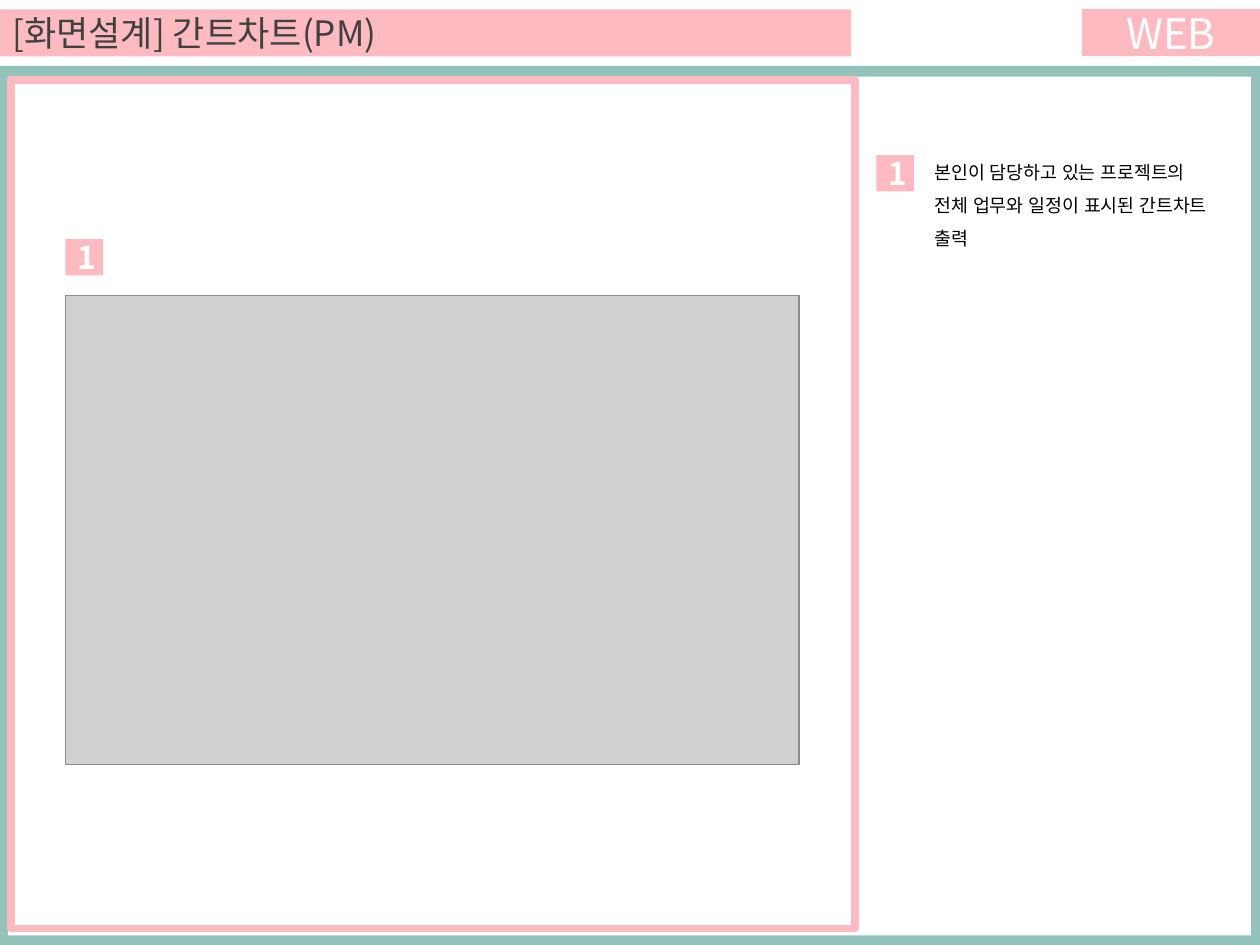
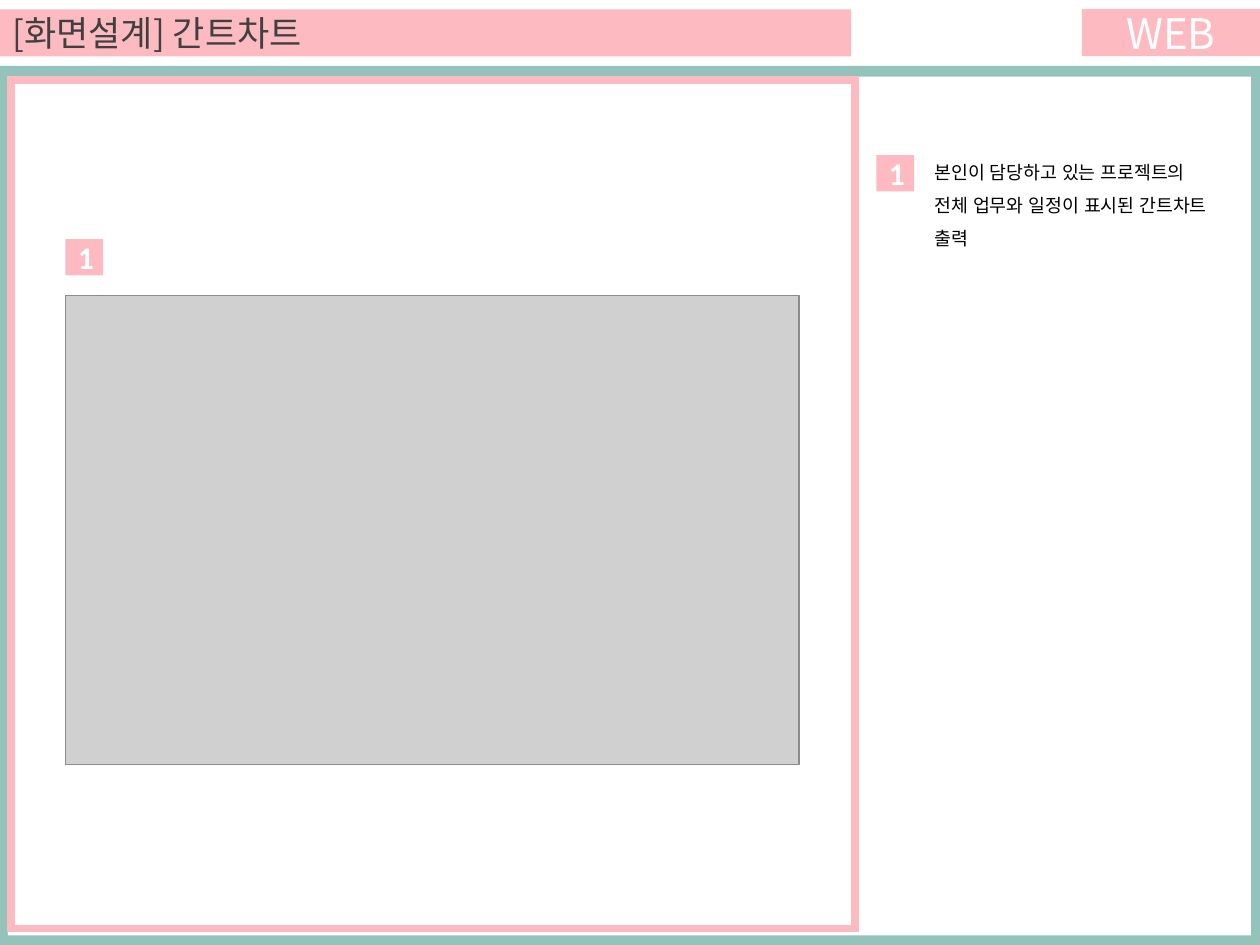
Before and after one commit to ezenteam03/project06, a slide deck: slide 3 of WebContent/HANA/PPT/0608 최종_전현규(월요일 발표용).pptx (slide 4 before the commit). Drawn at 1260x945 pixels with LibreOffice and Linux fonts; fonts in the diff are those of the drawing; grey boxes stand for pictures. Boxes give left, top, right and bottom in pixels: in the first picture for what was removed or moved away, otherwise in the second. Text is boxed around its words. In the diff, an @@ line names an element or a change of style, - is before the commit and + after.

```diff
--- a/WebContent/HANA/PPT/0608 최종_전현규(월요일 발표용).pptx
+++ b/WebContent/HANA/PPT/0608 최종_전현규(월요일 발표용).pptx
@@ text in rectangle at <box>12,17,302,52</box>: text changed @@
-[화면설계] 간트차트(PM)
+[화면설계] 간트차트
@@ rectangle "1" at <box>877,155,915,192</box>: font Noto Sans CJK KR to Calibri @@
@@ rectangle "1" at <box>66,239,103,276</box>: font Noto Sans CJK KR to Calibri @@
```
Also in this commit, not shown: 1 other slide changed, 3 slides removed.
